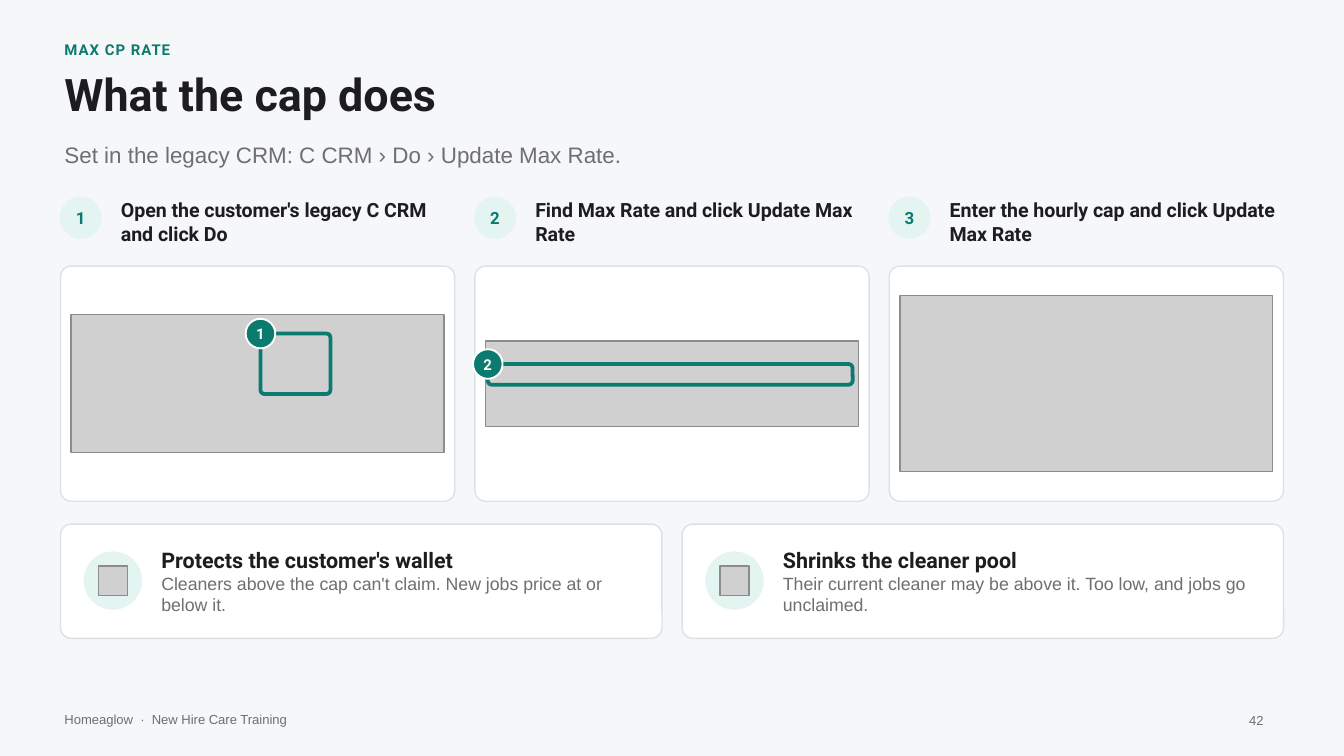
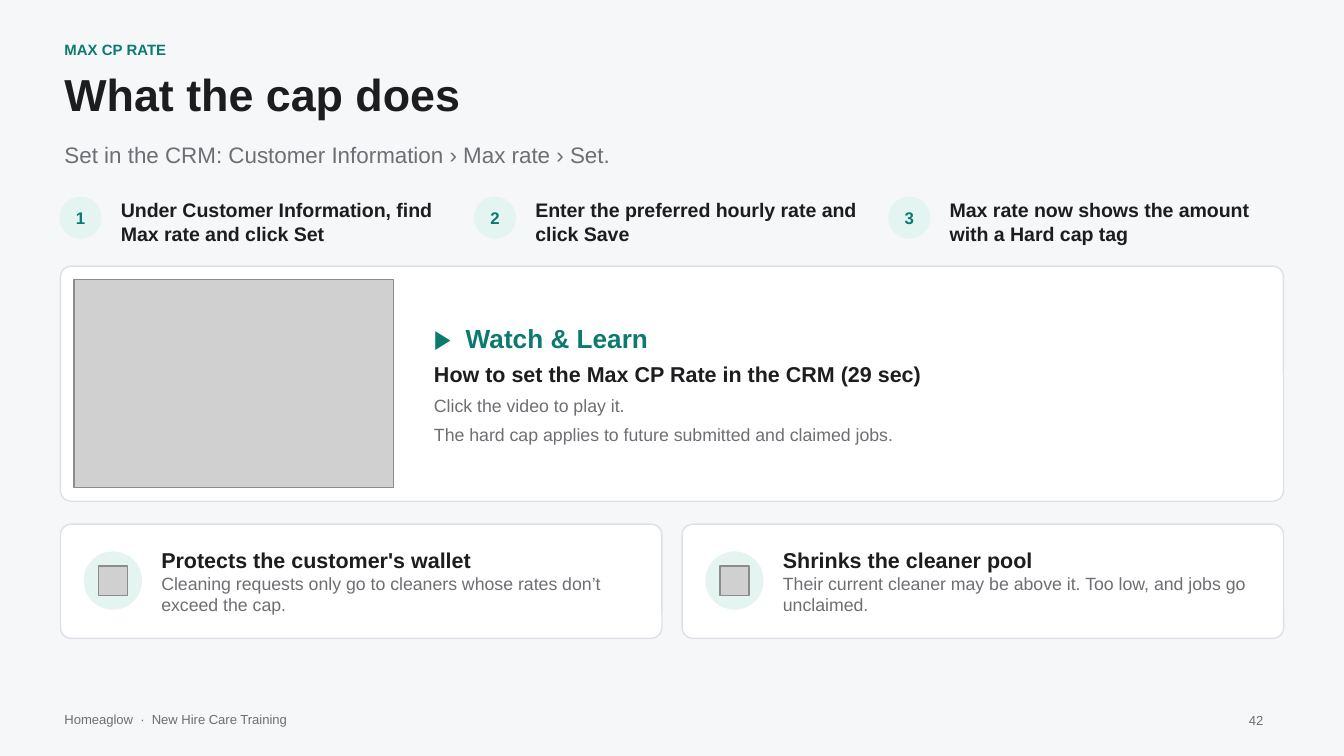
Before and after one commit to anjulimichelle/training, a slide deck: slide 42 of platform-mechanics/platform-operating-mechanics.pptx. Drawn at 1344x756 pixels with LibreOffice and Linux fonts; fonts in the diff are those of the drawing; grey boxes stand for pictures. Boxes give left, top, right and bottom in pixels: in the first picture for what was removed or moved away, otherwise in the second. Text is boxed around its words. In the diff, an @@ line names an element or a change of style, - is before the commit and + after.

```diff
--- a/platform-mechanics/platform-operating-mechanics.pptx
+++ b/platform-mechanics/platform-operating-mechanics.pptx
@@ text "MAX CP RATE" at (64,44,167,55): font Roboto to Arial, letter spacing 0.5 to 0 pt @@
@@ text "What the cap does" at (64,78,460,120): font Roboto to Arial @@
@@ text at (64,147,610,163): text changed @@
-Set in the legacy CRM: C CRM › Do › Update Max Rate.
+Set in the CRM: Customer Information › Max rate › Set.
@@ text "1" at (76,212,85,224): font Roboto to Arial @@
@@ text at (121,202,432,242): text changed; font Roboto to Arial @@
-Open the customer's legacy C CRM and click Do
+Under Customer Information, find Max rate and click Set
@@ text at (535,202,857,242): text changed; font Roboto to Arial @@
-Find Max Rate and click Update Max Rate
+Enter the preferred hourly rate and click Save
@@ text at (950,202,1249,245): text changed; font Roboto to Arial @@
-Enter the hourly cap and click Update Max Rate
+Max rate now shows the amount with a Hard cap tag
@@ rounded rectangle: place and size @@
-rounded rectangle at (474,266,868,501)
+rounded rectangle at (60,266,1284,501)
@@ rounded rectangle removed at (60,266,454,501) @@
@@ rounded rectangle removed at (890,266,1284,501) @@
@@ picture: place and size @@
-picture at (71,314,444,453)
+picture at (74,280,394,488)
@@ picture removed at (900,296,1273,472) @@
@@ ellipse removed at (246,319,276,348) @@
@@ text removed at (256,328,265,339) @@
-1
@@ text added at (434,329,921,445), 9.5 pt, text #6E6E73 @@
+▶ Watch & Learn
+How to set the Max CP Rate in the CRM (29 sec)
+Click the video to play it.
+The hard cap applies to future submitted and claimed jobs.
@@ rounded rectangle removed at (261,333,331,394) @@
@@ ellipse removed at (473,349,503,379) @@
@@ text removed at (483,359,492,370) @@
-2
@@ picture removed at (485,341,857,426) @@
@@ rounded rectangle removed at (488,364,852,384) @@
@@ text at (161,552,471,569): font Roboto to Arial in "Protects the customer's wallet" @@
@@ text at (783,552,1032,573): font Roboto to Arial in "Shrinks the cleaner pool" @@
@@ text at (161,577,600,615): text changed @@
-Cleaners above the cap can't claim. New jobs price at or below it.
+Cleaning requests only go to cleaners whose rates don’t exceed the cap.
```
Also in this commit, not shown: 45 other slides changed, 2 other files.
